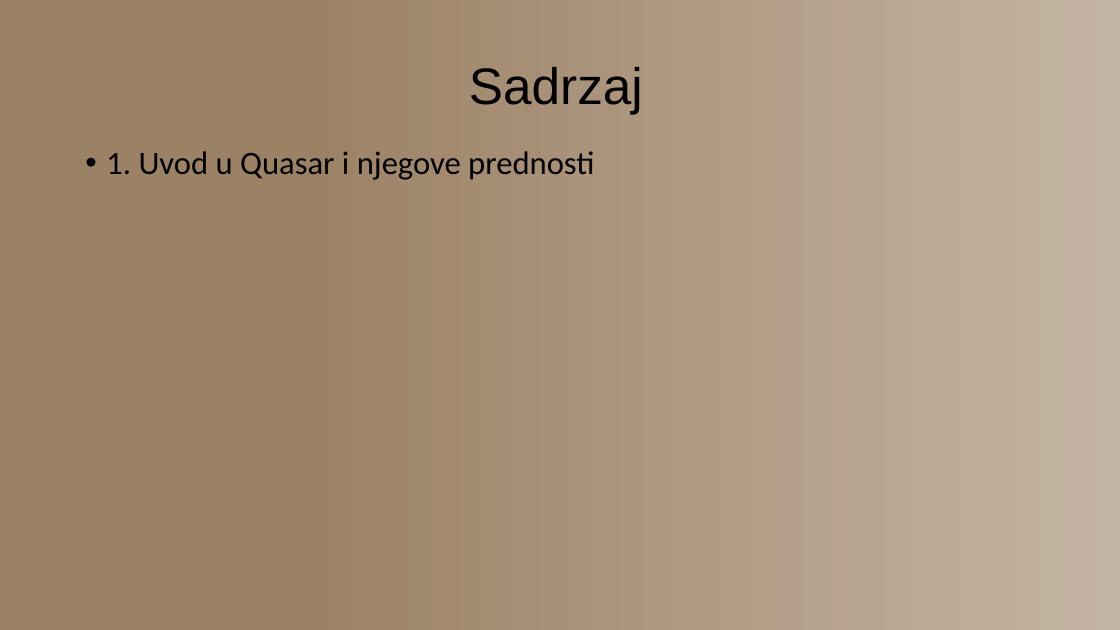
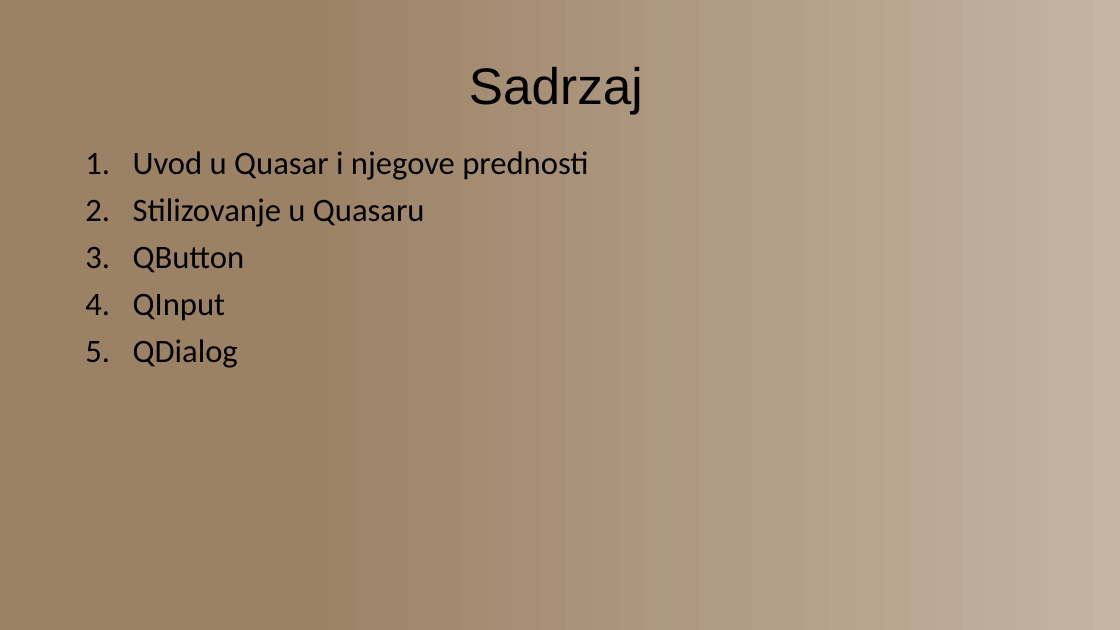
Before and after one commit to zvasiccc/QuasarDemo, a slide deck: slide 2 of Prezentacija.pptx. Drawn at 1120x630 pixels with LibreOffice and Linux fonts; fonts in the diff are those of the drawing. Boxes give left, top, right and bottom in pixels: in the first picture for what was removed or moved away, otherwise in the second. Text is boxed around its words. In the diff, an @@ line names an element or a change of style, - is before the commit and + after.

```diff
--- a/Prezentacija.pptx
+++ b/Prezentacija.pptx
@@ text at bbox=[133, 151, 588, 368]: text changed @@
-• 1. Uvod u Quasar i njegove prednosti
+1. Uvod u Quasar i njegove prednosti
+2. Stilizovanje u Quasaru
+3. QButton
+4. QInput
+5. QDialog
```
Also in this commit, not shown: 2 other slides changed, 6 other files.
